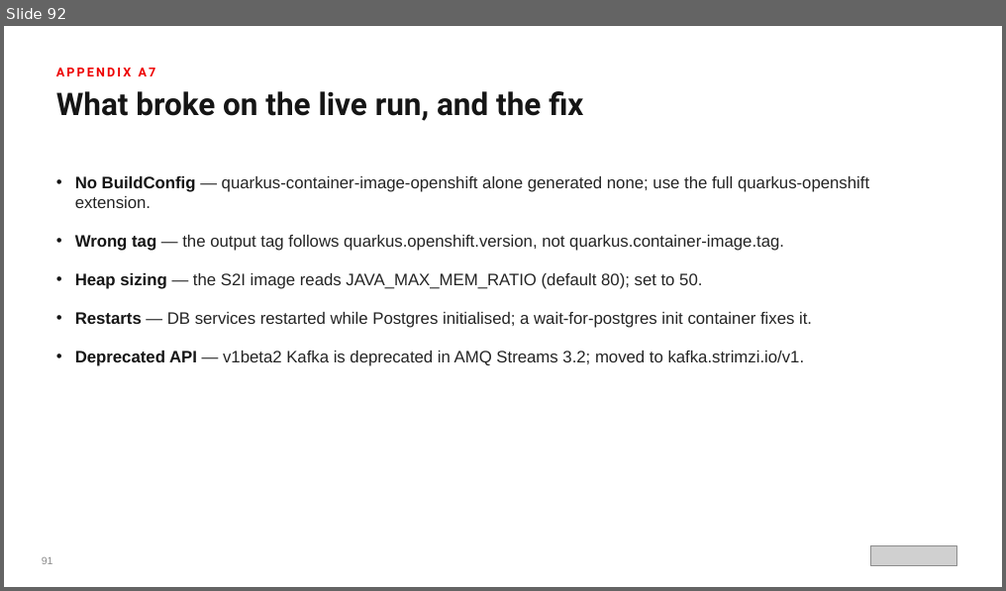
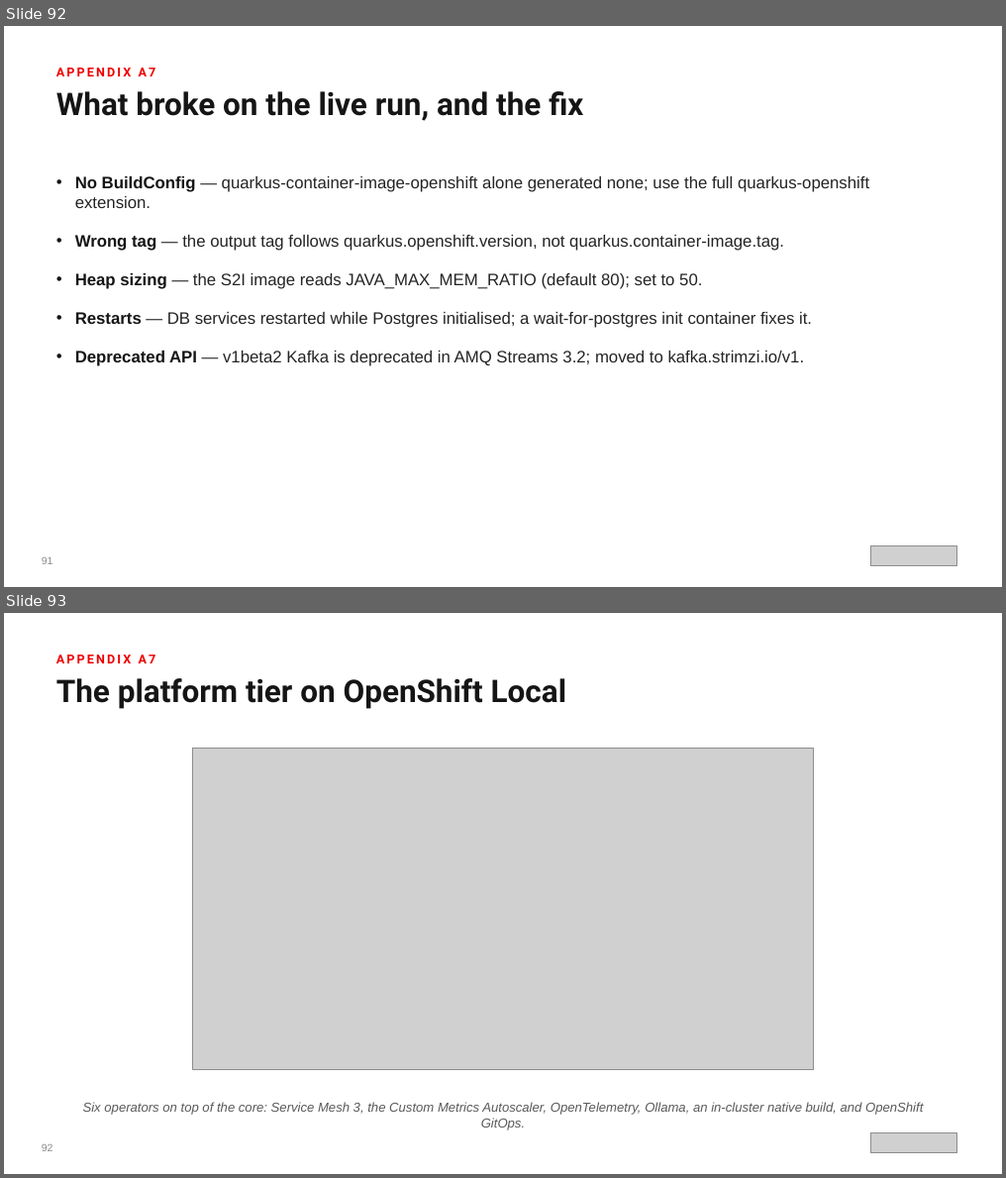
Before and after one commit to patterncatalyst/datamesh-reference-arch-quarkus, a slide deck: presentation/datamesh-201/Datamesh-201-Quarkus-r1.2.pptx. Shown one above the other, each under a label of ours: slide 92 before the commit, slides 92 and 93 after it. The pictures are 1006x591 and 1006x1178 pixels, drawn with LibreOffice and Linux fonts; fonts in the diff are those of the drawing; grey boxes stand for pictures. Boxes give left, top, right and bottom in pixels: in the first picture for what was removed or moved away, otherwise in the second. Text is boxed around its words. In the diff, an @@ line names an element or a change of style, - is before the commit and + after.

```diff
--- a/presentation/datamesh-201/Datamesh-201-Quarkus-r1.2.pptx
+++ b/presentation/datamesh-201/Datamesh-201-Quarkus-r1.2.pptx
@@ slide 93 added at (x1=4, y1=613, x2=1002, y2=1174), background #FFFFFF @@
@@ text added at (x1=56, y1=655, x2=156, y2=663), 12 pt, text #EE0000, bold @@
+APPENDIX A7
@@ text added at (x1=56, y1=678, x2=566, y2=709), 30 pt, text #151515, bold @@
+The platform tier on OpenShift Local
@@ picture added at (x1=193, y1=748, x2=813, y2=1069) @@
@@ text added at (x1=83, y1=1102, x2=923, y2=1131), 12.5 pt, text #5A5A5A, italic @@
+Six operators on top of the core: Service Mesh 3, the Custom Metrics Autoscaler, OpenTelemetry, Ollama, an in-cluster native build, and OpenShift GitOps.
@@ text added at (x1=42, y1=1145, x2=54, y2=1152), 10 pt, text #8A8A8A @@
+92
@@ picture added at (x1=871, y1=1134, x2=957, y2=1154) @@
```
Also in this commit, not shown: 13 slides changed, 2 other slides added, 50 other files.
